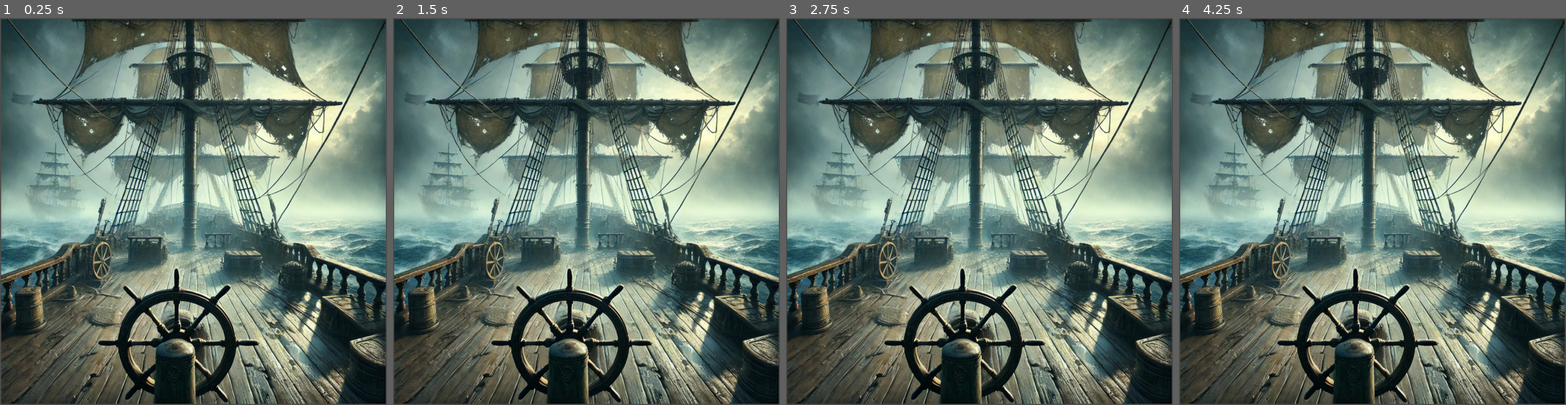
Above: before the commit, frames 1-4 (left to right).
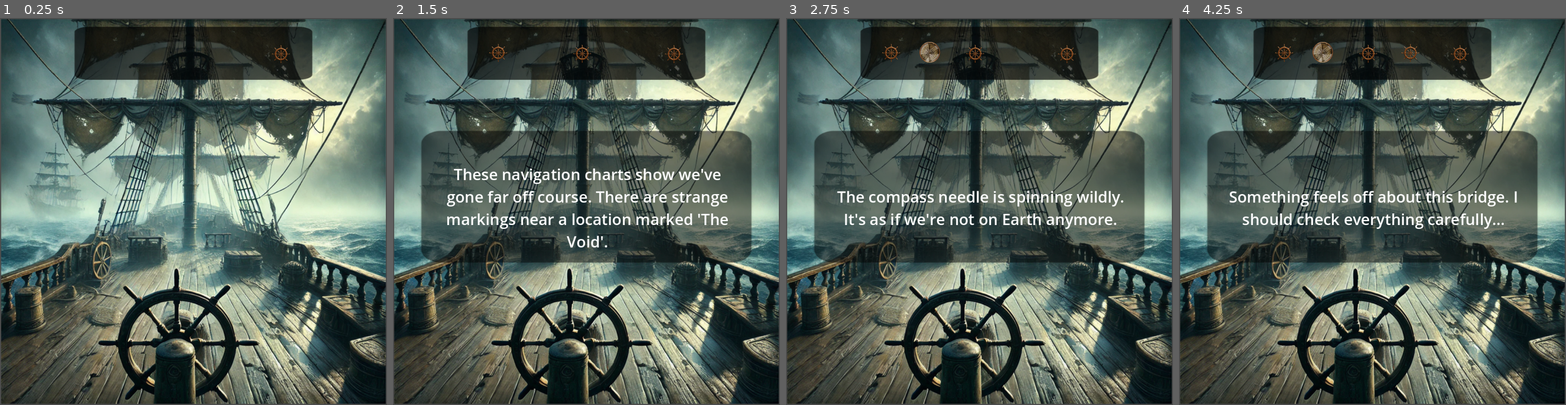
Above: after the commit, the same moments.

Repository: MasonPrather/AWakeInTheDarkKSU
Game: Godot game, scene res://Scenes/bridge.tscn
The game is run twice, just before and just after one commit, with the same random seed, the same clock (stepped at 60 frames per second) and the same inputs. This scene is started directly instead of the project's main scene.
Inputs (mouse positions are in pixels of both pictures, inside the frame that each line leads up to):
- Up to frame 1 (0.25 s): no input
- Up to frame 2 (1.5 s): tap Enter at 0.5 s; move the mouse to (571, 343) at 0.52 s; click (571, 343) at 0.67 s; tap Space at 1.25 s; move the mouse to (737, 312) at 1.27 s; click (737, 312) at 1.42 s
- Up to frame 3 (2.75 s): tap Enter at 2 s; move the mouse to (1111, 196) at 2.02 s; click (1111, 196) at 2.17 s
- Up to frame 4 (4.25 s): tap Space at 2.75 s; move the mouse to (1237, 184) at 2.77 s; click (1237, 184) at 2.92 s; tap Enter at 3.5 s; move the mouse to (1368, 68) at 3.52 s; click (1368, 68) at 3.67 s

The runs differ from the first frame. In frame 1, 8.2% of the frame differs, in the area x 19-81%, y 2-16%; in frame 2, 36%; in frame 3, 37%, in the area x 7-93%, y 2-64%; in frame 4, 37%.
Error before the commit: Invalid assignment of property or key 'visible' with value of type 'bool' on a base object of type 'null instance'. (res://Scenes/bridge.gd:12)
Error after the commit: Invalid assignment of property or key 'visible' with value of type 'bool' on a base object of type 'null instance'. (res://Scenes/bridge.gd:21)

Commit message:
Add items, music, popup, and update code

Diff:
--- a/awakeinthedark/Scenes/bridge.gd
+++ b/awakeinthedark/Scenes/bridge.gd
@@ -2,86 +2,136 @@
 
 @onready var click_sound = $ClickSoundPlayer
 @onready var inventory_sound = $InventorySoundPlayer
+@onready var wheel_item = $WheelItem
+@onready var charts_item = $ChartsItem
+@onready var spyglass_item = $SpyglassItem
+@onready var compass_item = $CompassItem
+@onready var final_note_item = $FinalNoteItem
 
-# Track what has been examined
+# Track examined items for puzzle progression
 var examined_items = []
 var final_note_found = false
 
 func _ready() -> void:
-	# Hide all item sprites initially
-	$WheelCloseup.visible = false
-	$SpyglassCloseup.visible = false
-	$ChartsCloseup.visible = false
-	$CompassCloseup.visible = false
-	$FinalNoteItem.visible = false
+	# Hide all item visuals initially
+	wheel_item.visible = false
+	charts_item.visible = false
+	spyglass_item.visible = false
+	compass_item.visible = false
+	final_note_item.visible = false
 
 	# Load SFX
 	click_sound.stream = load("res://Audio/sfx/rclick-13693.mp3")
 	inventory_sound.stream = load("res://Audio/sfx/item-equip-6904.mp3")
 
+	# Sync collected items
+	restore_inventory_visuals()
+
 # Play SFX
 func play_click_sound(): click_sound.play()
+func play_inventory_sound(): inventory_sound.play()
 
-# Handle item interactions
-func handle_item_interaction(item_name):
-	var dialogue_popup = get_node("/root/Bridge/Popup")
+# Interaction Router
+func handle_item_interaction(item_name: String):
+	play_click_sound()
+	var popup = get_node("/root/Bridge/Popup")
 
 	match item_name:
 		"wheel":
-			$WheelCloseup.visible = true
-			dialogue_popup.show_dialogue("The wheel is locked in place... someone tied it with a strange knot.")
+			wheel_item.visible = true
+			popup.show_dialogue("The wheel is locked in place... someone tied it with a strange knot.")
+			add_to_inventory("wheel")
 			add_examined_item("wheel")
 
 		"charts":
-			$ChartsCloseup.visible = true
-			dialogue_popup.show_dialogue("These navigation charts show we've gone far off course. There are strange markings near a location marked 'The Void'.")
+			charts_item.visible = true
+			popup.show_dialogue("These navigation charts show we've gone far off course. There are strange markings near a location marked 'The Void'.")
+			add_to_inventory("charts")
 			add_examined_item("charts")
 
 		"spyglass":
-			$SpyglassCloseup.visible = true
-			dialogue_popup.show_dialogue("Through the spyglass, I can see another ship in the distance. It looks... identical to this one?")
+			spyglass_item.visible = true
+			popup.show_dialogue("Through the spyglass, I can see another ship in the distance. It looks... identical to this one?")
+			add_to_inventory("spyglass")
 			add_examined_item("spyglass")
 
 		"compass":
-			$CompassCloseup.visible = true
-			dialogue_popup.show_dialogue("The compass needle is spinning wildly. It's as if we're not on Earth anymore.")
+			compass_item.visible = true
+			popup.show_dialogue("The compass needle is spinning wildly. It's as if we're not on Earth anymore.")
+			add_to_inventory("compass")
 			add_examined_item("compass")
 
 		"mysterious_ship":
-			dialogue_popup.show_dialogue("That ship in the distance... is it a mirror image of our own?")
-			add_examined_item("mysterious_ship")
+			popup.show_dialogue("That ship in the distance... is it a mirror image of our own?")
+			add_examined_item("mystery_ship")
 
 		"barrel":
 			if has_examined("wheel") and has_examined("charts") and has_examined("compass"):
-				dialogue_popup.show_dialogue("There's something hidden beneath this barrel... a note sealed in a bottle!")
-				# Unlock the final note
+				popup.show_dialogue("There's something hidden beneath this barrel... a note sealed in a bottle!")
 				final_note_found = true
+				SaveManager.set_state("final_note_found", true)
 			else:
-				dialogue_popup.show_dialogue("An empty barrel. Nothing interesting here... yet.")
+				popup.show_dialogue("An empty barrel. Nothing interesting here... yet.")
 
 		"final_note":
-			if final_note_found:
-				$FinalNoteItem.visible = true
-				dialogue_popup.show_dialogue("'To whoever finds t …(329 unchanged characters)…
-				await get_tree().create_timer(15.0).timeout  # Give player time to read
+			if final_note_found or SaveManager.get_state("final_note_found", false):
+				final_note_item.visible = true
+				popup.show_dialogue("'To whoever finds t …(329 unchanged characters)…
+				add_to_inventory("final_note")
+				# Wait before showing end screen
+				await get_tree().create_timer(12.0).timeout
 				show_end_game()
 			else:
-				dialogue_popup.show_dialogue("I need to explore more of the bridge first.")
+				popup.show_dialogue("I need to explore more of the bridge first.")
 
-func add_examined_item(item):
+		"hallway_door":
+			change_scene("res://Scenes/hallway_2.tscn")
+
+# Track examined items for puzzle progression
+func add_examined_item(item: String):
 	if not item in examined_items:
 		examined_items.append(item)
 		print("Examined " + item)
+		SaveManager.set_state("bridge_examined_" + item, true)
 
 	# Check if we've examined enough to hint about the barrel
 	if examined_items.size() >= 3 and not final_note_found and not "barrel_hint" in examined_items:
 		examined_items.append("barrel_hint")
-		var dialogue_popup = get_node("/root/Bridge/Popup")
+		var popup = get_node("/root/Bridge/Popup")
 		await get_tree().create_timer(2.0).timeout
-		dialogue_popup.show_dialogue("Something feels off about this bridge. I should check everything carefully...")
+		popup.show_dialogue("Something feels off about this bridge. I should check everything carefully...")
 
-func has_examined(item):
-	return item in examined_items
+func has_examined(item: String) -> bool:
+	return item in examined_items or SaveManager.get_state("bridge_examined_" + item, false)
+
+# Global Inventory (via SaveManager)
+func add_to_inventory(item: String):
+	if not SaveManager.inventory_items.has(item):
+		SaveManager.add_to_inventory(item)
+		play_inventory_sound()
+		print("Added %s to global inventory" % item)
+
+func restore_inventory_visuals():
+	for item in SaveManager.inventory_items:
+		match item:
+			"wheel":
+				wheel_item.visible = true
+			"charts":
+				charts_item.visible = true
+			"spyglass":
+				spyglass_item.visible = true
+			"compass":
+				compass_item.visible = true
+			"final_note":
+				final_note_item.visible = true
+
+	# Check if final note was found
+	final_note_found = SaveManager.get_state("final_note_found", false)
+
+func change_scene(path: String):
+	SaveManager.current_scene_path = path
+	SaveManager.save_game()
+	get_tree().change_scene_to_file(path)
 
 func show_end_game():
 	# Create end game screen
@@ -104,7 +154,7 @@
 	tween.tween_property(end_screen, "color", Color(0, 0, 0, 1), 3.0)
 	tween.parallel().tween_property(end_label, "modulate", Color(1, 1, 1, 1), 5.0)
 
-	# Add a "Return to Main Menu" button (optional)
+	# Add a "Return to Main Menu" button
 	await get_tree().create_timer(8.0).timeout
 	var button = Button.new()
 	button.text = "Return to Main Menu"
@@ -112,7 +162,10 @@
 	button.connect("pressed", Callable(self, "_on_return_button_pressed"))
 	end_screen.add_child(button)
 
+	# Mark game as completed
+	SaveManager.set_state("game_completed", true)
+	SaveManager.save_game()
+
 func _on_return_button_pressed():
-	# Return to main menu or restart
-	get_tree().change_scene_to_file("res://awakeinthedark/Scenes/main_menu.tscn")
-	# Or reload the first scene: get_tree().change_scene_to_file("res://awakeinthedark/Scenes/captains_cabin.tscn")
+	# Return to main menu
+	change_scene("res://Scenes/main_menu.tscn")
--- a/awakeinthedark/Scenes/bridge.tscn
+++ b/awakeinthedark/Scenes/bridge.tscn
@@ -1,8 +1,16 @@
-[gd_scene load_steps=10 format=3 uid="uid://3y44btcqhhnm"]
+[gd_scene load_steps=19 format=3 uid="uid://3y44btcqhhnm"]
 
 [ext_resource type="Texture2D" uid="uid://b5brub75g251y" path="res://Art/Textures/backgrounds/bridge.png" id="1_b7j52"]
 [ext_resource type="Script" path="res://Scenes/bridge.gd" id="1_ie3gy"]
 [ext_resource type="Script" path="res://Scripts/Objects/collectible.gd" id="2_7aefc"]
+[ext_resource type="AudioStream" uid="uid://ba6iwsf1rkc8s" path="res://Audio/music/secrecy-soundtrack-299642.mp3" id="4_2gche"]
+[ext_resource type="AudioStream" uid="uid://4j0gem1vncr7" path="res://Audio/sfx/rclick-13693.mp3" id="5_n70hj"]
+[ext_resource type="AudioStream" uid="uid://ce27ds7ep0ina" path="res://Audio/sfx/item-equip-6904.mp3" id="6_yvg1w"]
+[ext_resource type="Texture2D" uid="uid://ccd6u3bj61i2q" path="res://Art/UI/blackbar0.66.webp" id="7_ifywx"]
+[ext_resource type="Script" path="res://Scripts/Gameplay/dialogue_popup.gd" id="7_tdvn1"]
+[ext_resource type="Texture2D" uid="uid://dpvd0pwuwd2q" path="res://Art/UI/blackbar0.5.webp" id="8_2ymb4"]
+[ext_resource type="Texture2D" uid="uid://cn0lxndrs846j" path="res://Art/Textures/items/wheel.png" id="8_3exc5"]
+[ext_resource type="Texture2D" uid="uid://bynlndyaa0rpn" path="res://Art/Textures/items/broken_compass.png" id="9_pg24g"]
 
 [sub_resource type="CircleShape2D" id="CircleShape2D_16bbl"]
 radius = 148.408
@@ -25,6 +33,9 @@
 radius = 39.0
 height = 134.0
 
+[sub_resource type="LabelSettings" id="LabelSettings_u4lss"]
+font_size = 40
+
 [node name="Bridge" type="Node2D"]
 script = ExtResource("1_ie3gy")
 
@@ -33,7 +44,9 @@
 scale = Vector2(1.38056, 1.38056)
 texture = ExtResource("1_b7j52")
 
-[node name="Camera2D" type="Camera2D" parent="Background"]
+[node name="Camera2D" type="Camera2D" parent="."]
+position = Vector2(0, -1)
+scale = Vector2(1.38056, 1.38056)
 
 [node name="WheelArea" type="Area2D" parent="."]
 script = ExtResource("2_7aefc")
@@ -80,6 +93,74 @@
 item_name = "final_note"
 
 [node name="CollisionShape2D" type="CollisionShape2D" parent="FinalNoteArea"]
-position = Vector2(-12, 28)
-rotation = 1.5795
+position = Vector2(-423, 247)
+rotation = 3.11632
 shape = SubResource("CapsuleShape2D_aqjlb")
+
+[node name="ItemInventoryBar" type="Sprite2D" parent="."]
+position = Vector2(0, -394)
+scale = Vector2(1.44, 0.531064)
+texture = ExtResource("7_ifywx")
+
+[node name="WheelItem" type="Sprite2D" parent="."]
+position = Vector2(-228, -411)
+scale = Vector2(0.05, 0.05)
+texture = ExtResource("8_3exc5")
+
+[node name="CompassItem" type="Sprite2D" parent="."]
+position = Vector2(-126, -408)
+scale = Vector2(0.05, 0.05)
+texture = ExtResource("9_pg24g")
+
+[node name="ChartsItem" type="Sprite2D" parent="."]
+position = Vector2(-11, -409)
+scale = Vector2(0.05, 0.05)
+texture = ExtResource("8_3exc5")
+
+[node name="SpyglassItem" type="Sprite2D" parent="."]
+position = Vector2(98, -411)
+scale = Vector2(0.05, 0.05)
+texture = ExtResource("8_3exc5")
+
+[node name="FinalNote" type="Sprite2D" parent="."]
+position = Vector2(226, -408)
+scale = Vector2(0.05, 0.05)
+texture = ExtResource("8_3exc5")
+
+[node name="Popup" type="Control" parent="." node_paths=PackedStringArray("dialogue_label")]
+visible = false
+layout_mode = 3
+anchors_preset = 0
+offset_right = 40.0
+offset_bottom = 40.0
+script = ExtResource("7_tdvn1")
+dialogue_label = NodePath("Label")
+
+[node name="Label" type="Label" parent="Popup"]
+z_index = 1
+custom_minimum_size = Vector2(800, 200)
+layout_mode = 0
+offset_left = -397.0
+offset_top = -210.0
+offset_right = 403.0
+offset_bottom = 190.0
+text = "Test Label"
+label_settings = SubResource("LabelSettings_u4lss")
+horizontal_alignment = 1
+vertical_alignment = 1
+autowrap_mode = 2
+
+[node name="Background" type="Sprite2D" parent="Popup"]
+scale = Vector2(2, 1.32)
+texture = ExtResource("8_2ymb4")
+
+[node name="BackgroundMusic" type="AudioStreamPlayer2D" parent="."]
+stream = ExtResource("4_2gche")
+volume_db = 6.0
+autoplay = true
+
+[node name="ClickSoundPlayer" type="AudioStreamPlayer2D" parent="."]
+stream = ExtResource("5_n70hj")
+
+[node name="InventorySoundPlayer" type="AudioStreamPlayer2D" parent="."]
+stream = ExtResource("6_yvg1w")
